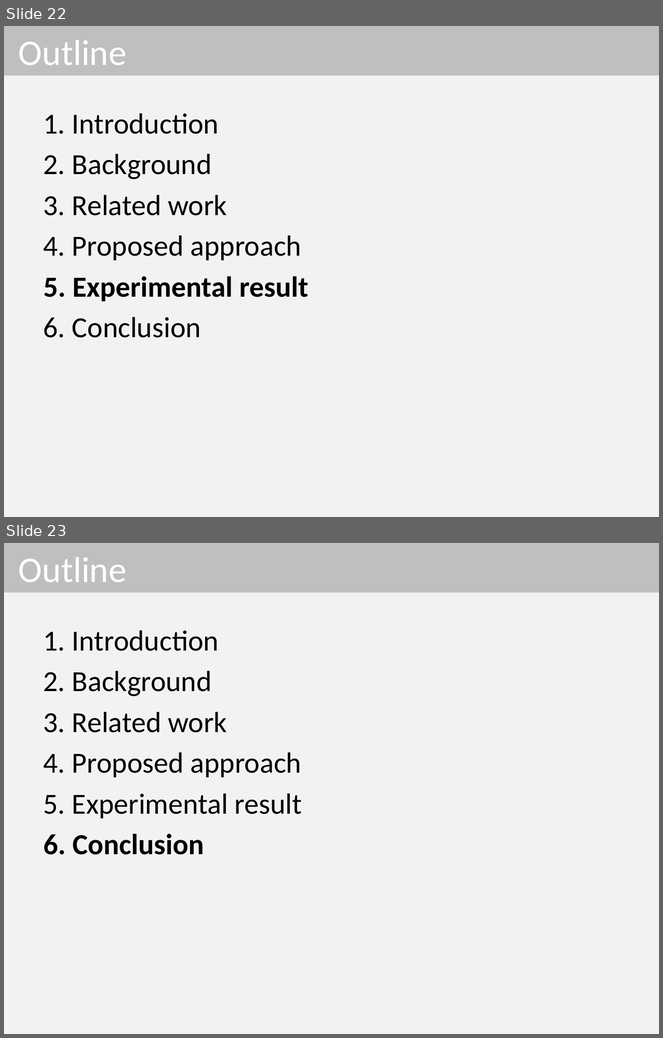
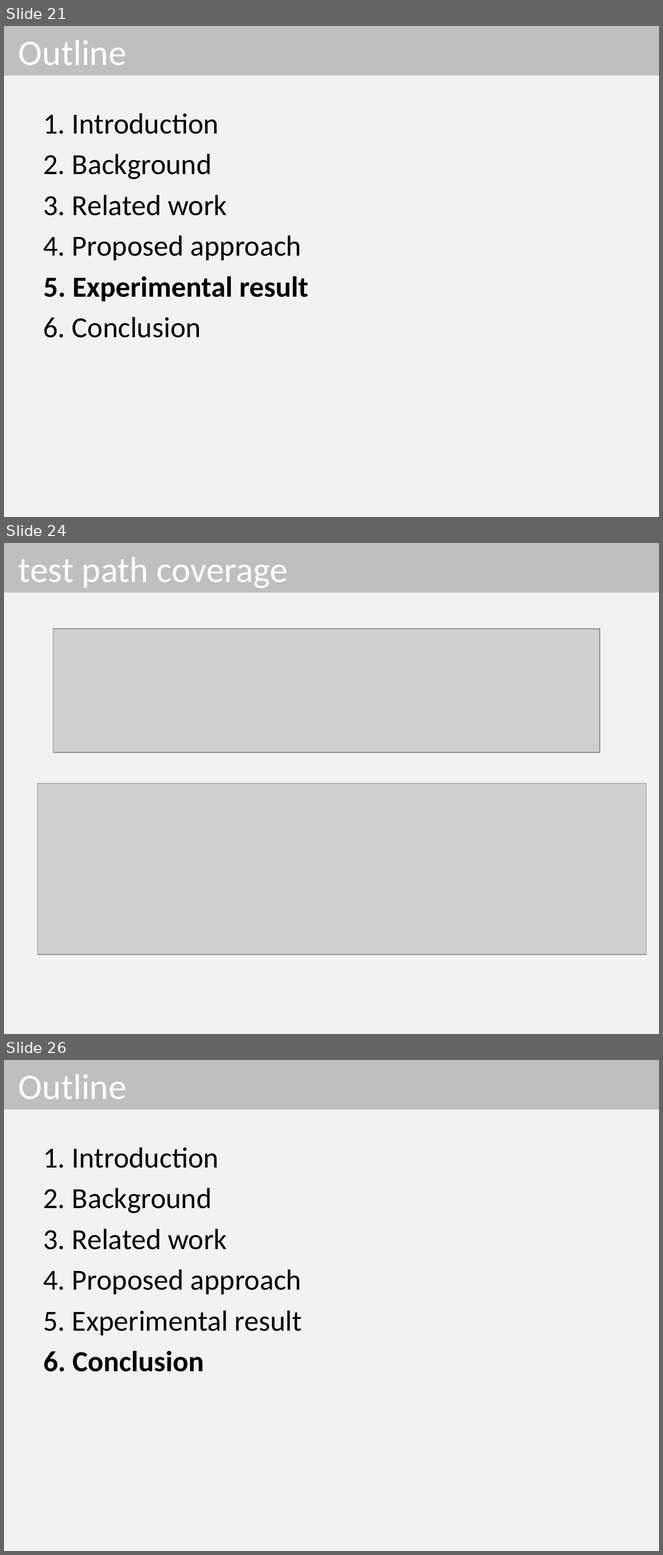
Before and after one commit to dinhngocthi/GAsource, a slide deck: CFT4CUnitSrc/src/report/ACOMP2016_Presentation.pptx. Shown one above the other, each under a label of ours: slides 22 and 23 before the commit, slides 21, 24 and 26 after it; the slides between them are not shown. The pictures are 663x1038 and 663x1555 pixels, drawn with LibreOffice and Linux fonts; fonts in the diff are those of the drawing; grey boxes stand for pictures. Boxes give left, top, right and bottom in pixels: in the first picture for what was removed or moved away, otherwise in the second. Text is boxed around its words. In the diff, an @@ line names an element or a change of style, - is before the commit and + after.

```diff
--- a/CFT4CUnitSrc/src/report/ACOMP2016_Presentation.pptx
+++ b/CFT4CUnitSrc/src/report/ACOMP2016_Presentation.pptx
@@ slide 24 added at [4, 543, 659, 1034], background #F2F2F2 @@
@@ title added at [4, 543, 659, 593], fill #BFBFBF, 39.6 pt, text #FFFFFF @@
+test path coverage
@@ picture added at [53, 629, 600, 753] @@
@@ picture added at [37, 783, 646, 954] @@
@@ what was slide 22 is now slide 21 @@
@@ what was slide 23 is now slide 26 @@
```
Also in this commit, not shown: 6 slides changed, 6 other slides added, 1 slide removed.
